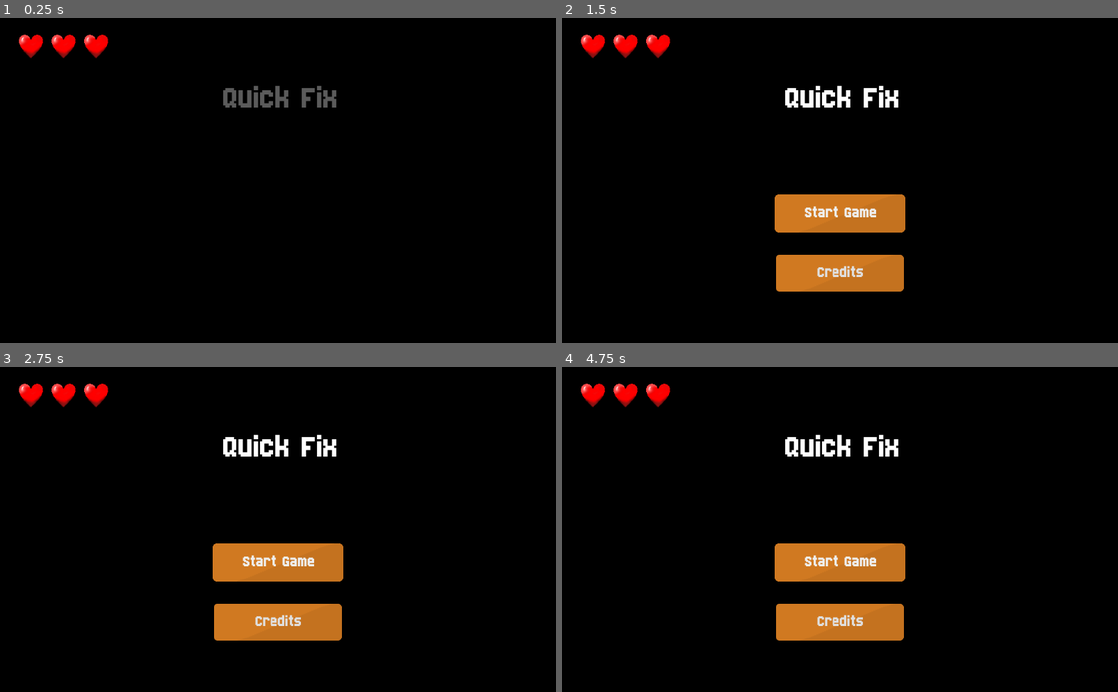
Above: before the commit, frames 1-4 (two rows, left to right).
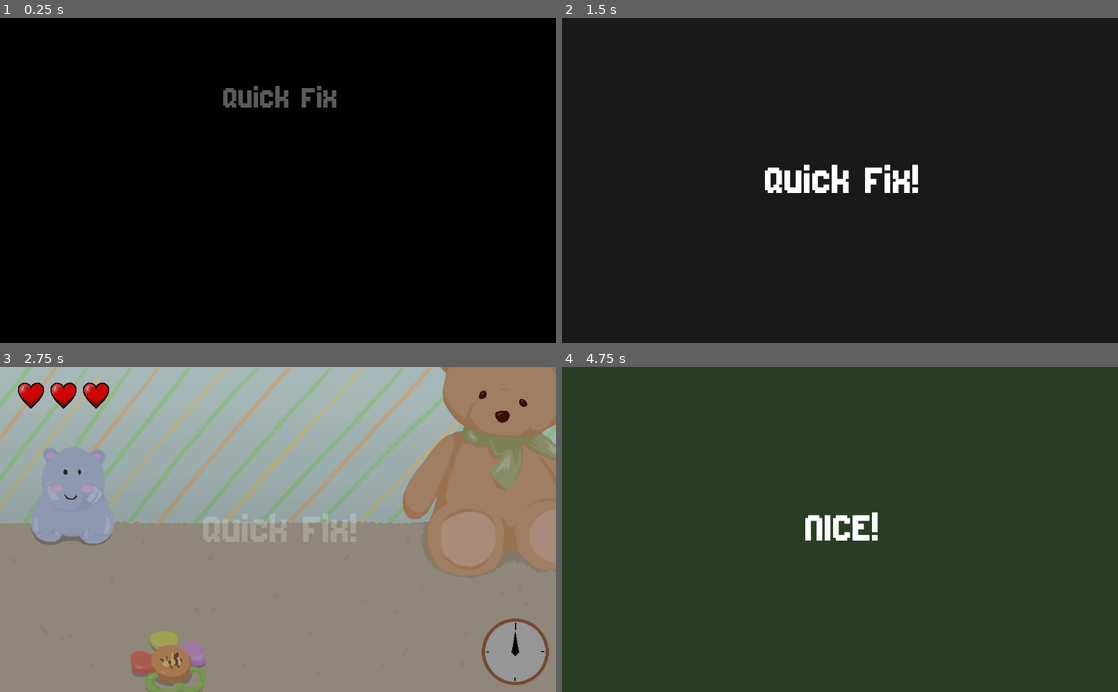
Above: after the commit, the same moments.

Repository: ericdsw/global_game_jam_2020
Game: Godot game, scene res://Game.tscn
Same seed, same stepped clock (60 frames per second), same inputs: the game is played once before the commit and once after it. Sound files missing from this copy of the repository are replaced by a short silence.
Inputs (mouse positions are in pixels of both pictures, inside the frame that each line leads up to):
- Up to frame 1 (0.25 s): no input
- Up to frame 2 (1.5 s): tap Enter (ui_accept) at 0.5, 0.77, 0.8, 1.07 s; move the mouse to (962, 164) at 0.52 s; press the mouse at (962, 164) at 0.53 s; release the mouse at (962, 164) at 1.25 s; click "Start Game" at 1.25 s
- Up to frame 3 (2.75 s): click (278, 562) at 2 s, where only the run before the commit has a clickable "Start Game"
- Up to frame 4 (4.75 s): click (840, 562) at 2.75 s, where only the run before the commit has a clickable "Start Game"; tap Enter (ui_accept) at 3.5, 4.55 s; drag from (728, 545) to (812, 594) at 3.52 s; move the mouse to (895, 458) at 4.27 s; press the mouse at (895, 458) at 4.28 s

The runs differ from the first frame. In frame 1, 0.7% of the frame differs, in the area x 3-20%, y 5-13%; in frame 2, 100%; in frame 3, 100%; in frame 4, 100%, in the area x 0-100%, y 0-100%.
Error before the commit: Parse Error: Mixed tabs and spaces in indentation. (res://Screens/MiniGames/BaseMinigame.gd:60)

Commit message:
Implement minor changes
- Fix syntax error caused by misplaced spaces where tabs should have been
- DragTheCube's LetterCube scene is now preloaded at the top of the file

Diff:
--- a/Screens/MiniGames/BaseMinigame.gd
+++ b/Screens/MiniGames/BaseMinigame.gd
@@ -57,20 +57,20 @@
 # required signal and stop the deadline timer
 func on_success() -> void:
 	if _is_active:
-        _is_active = false
-        emit_signal("success", _lifetime)
-        timer_clock.stop_time_sound()
-        get_parent()._enqueued_success = true
+		_is_active = false
+		emit_signal("success", _lifetime)
+		timer_clock.stop_time_sound()
+		get_parent()._enqueued_success = true
 
 # Call this methid if the minigame's fail condition is met. Note that this method
 # will be automatically called when the deadline timer runs out, so subclasses
 # are not required to call it directly
 func on_failure() -> void:
 	if _is_active:
-        _is_active = false
-        emit_signal("failure")
-        timer_clock.stop_time_sound()
-        get_parent()._enqueued_success = false
+		_is_active = false
+		emit_signal("failure")
+		timer_clock.stop_time_sound()
+		get_parent()._enqueued_success = false
 
 func request_next() -> void:
 	emit_signal("request_next")
--- a/Screens/MiniGames/DragTheCubes/DragTheCubes.gd
+++ b/Screens/MiniGames/DragTheCubes/DragTheCubes.gd
@@ -1,9 +1,11 @@
 extends BaseMinigame
+
+const POSSIBLE_LETTERS := ["A", "B", "C", "D"]
 
 onready var blook_change_sound := get_node("BlookChange") as AudioStreamPlayer
 onready var grab_blook_sound := get_node("WoodBlook") as AudioStreamPlayer
-const CUBE_PATH := "res://Screens/Minigames/DragTheCubes/Elements/LetterCube.tscn"
-const POSSIBLE_LETTERS := ["A", "B", "C", "D"]
+
+var cube_scene := preload("res://Screens/Minigames/DragTheCubes/Elements/LetterCube.tscn")
 
 var _cubes := []
 var _random_flip := 0
@@ -23,8 +25,10 @@
 
 func _process(_delta: float) -> void:
 
+	var _mouse_pos = get_global_mouse_position()
+
 	if _current_cube != null and !_performing_swap:
-		_current_cube.global_position = get_global_mouse_position() - _offset_to_cur_cube
+		_current_cube.global_position = _mouse_pos - _offset_to_cur_cube
 		var _areas = _current_cube.detection_area.get_overlapping_areas()
 
 		for cube in _cubes:
@@ -73,7 +77,7 @@
 	var _flipped := 0
 	for i in range(_selected_letters.size()):
 
-		var _cube = load(CUBE_PATH).instance()
+		var _cube = cube_scene.instance()
 
 		var _used_size = _cube.cube_size + 30.0
 		var _cube_origin = - (_selected_letters.size() / 2.0 * _used_size / 2.0) + (_used_size / 4.0)
Not shown, added: export_presets.cfg
